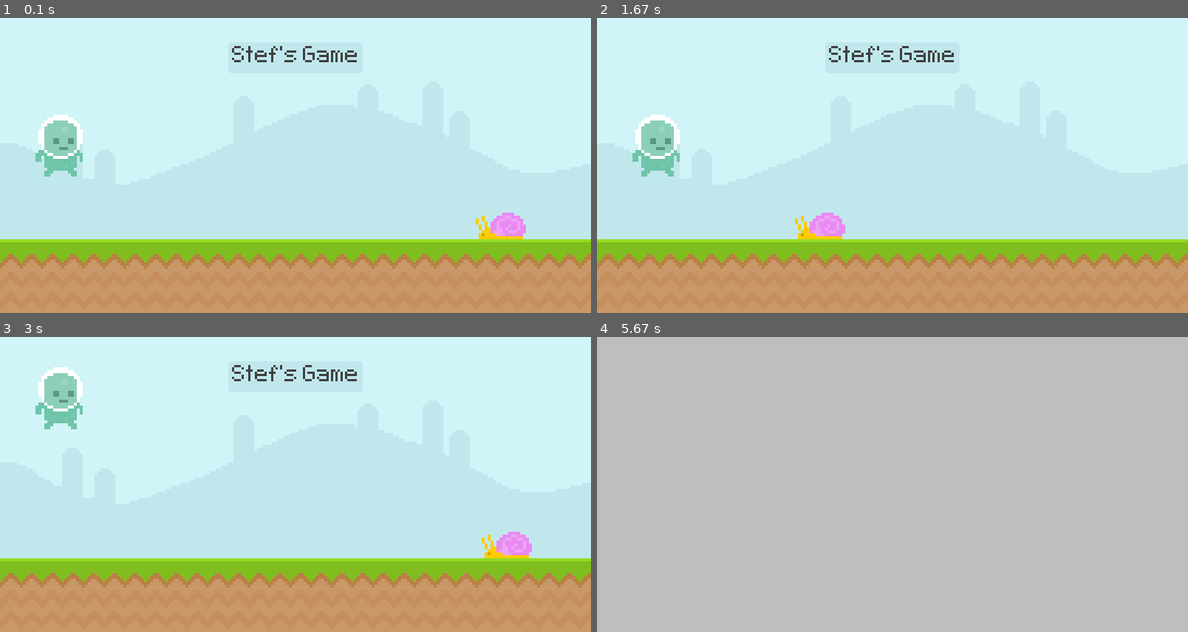
Above: before the commit, frames 1-4 (two rows, left to right).
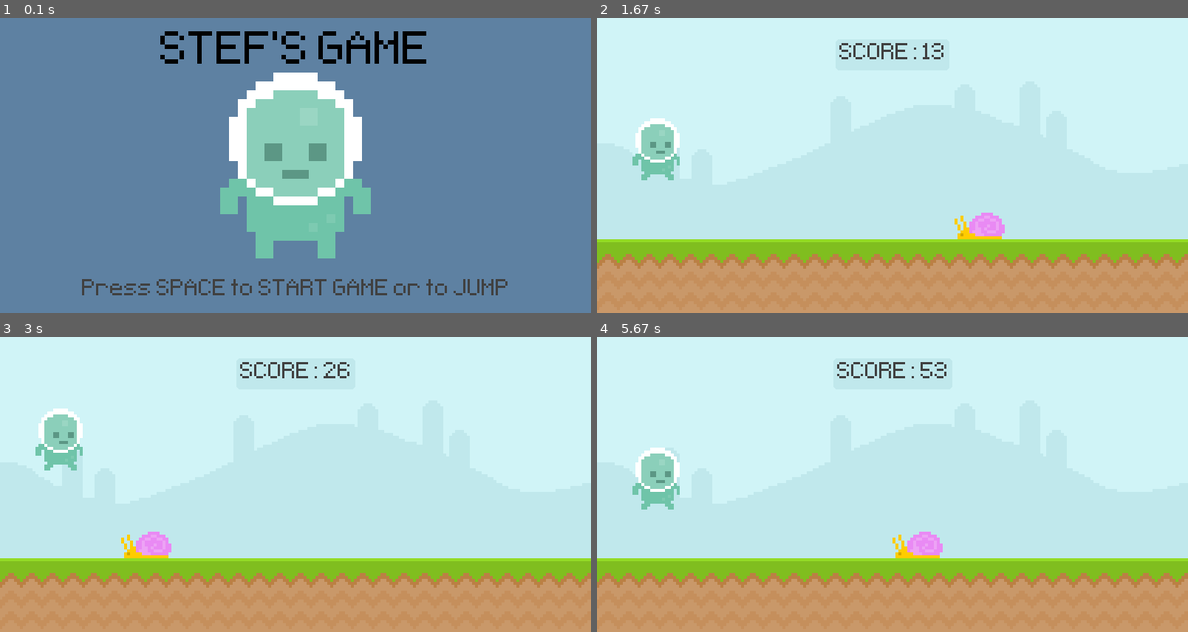
Above: after the commit, the same moments.

Repository: StefMcCuistion/PyGame-Practice-Exercises
Game: pygame game, started from src/runner.py
The game is run twice, just before and just after one commit, with the same random seed, the same clock (stepped at 60 frames per second) and the same inputs.
Inputs:
- Up to frame 1 (0.1 s): no input
- Up to frame 2 (1.67 s): tap Space at 0.33, 0.67, 1.57 s
- Up to frame 3 (3 s): tap Space at 1.87, 2.07, 2.37, 2.57, 2.87 s
- Up to frame 4 (5.67 s): tap Space at 3.13, 3.47, 3.77, 3.9, 4.97, 5.37 s

The runs differ from the first frame. In frame 1, 100% of the frame differs, in the area x 0-100%, y 0-100%; in frame 2, 2.2%; in frame 3, 3.9%; in frame 4, 100%.

Commit message:
Added text to start screen, extended jump length

Diff:
--- a/src/runner.py
+++ b/src/runner.py
@@ -2,28 +2,48 @@
 from sys import exit
 
 def main():
+
+    def display_score():
+        current_time = int((pg.time.get_ticks() - start_time)/100)
+        score_surf = font.render(f'SCORE: {current_time}', False, (64, 64, 64))
+        score_rect = score_surf.get_rect(center = (400, 50))
+        score_backdrop_rect = score_rect.inflate(10, 10)
+        pg.draw.rect(screen, '#c0e8ec', score_backdrop_rect, False, 5)
+        screen.blit(score_surf, score_rect)
+
+    def display_title():
+        title_surf = font.render("STEF'S GAME", False, 'black')
+        title_surf = pg.transform.scale_by(title_surf, 2)
+        title_rect = title_surf.get_rect(center = (400, 50))
+        screen.blit(title_surf, title_rect)
+
+    def display_instructions():
+        instructions_surf = font.render("Press SPACE to START GAME or to JUMP", False, (64, 64, 64))
+        instructions_rect = instructions_surf.get_rect(center = (400, 370))
+        screen.blit(instructions_surf, instructions_rect)
+
     pg.init()
     screen = pg.display.set_mode((800, 400))
     pg.display.set_caption('Runner')
     clock = pg.time.Clock()
     font = pg.font.Font('runner/font/pixeltype.ttf', 50)
 
-    game_active = True
+    game_active = False
+    start_time = 0
 
     bg_surf = pg.image.load('runner/graphics/sky.png').convert()
     ground_surf = pg.image.load('runner/graphics/ground.png').convert()
-
-    txt_surf = font.render("Stef's Game", False, (64, 64, 64)).convert()
-    txt_rect = txt_surf.get_rect(midbottom = (400, 70))
-    txt_backdrop_rect = txt_rect.inflate(10, 10)
 
     snail_surf = pg.image.load('runner/graphics/snail/snail1.png').convert_alpha()
     snail_rect = snail_surf.get_rect(midbottom = (700, 300))
 
     player_surf = pg.image.load('runner/graphics/player/player_walk_1.png').convert_alpha()
     player_rect = player_surf.get_rect(midbottom = (80, 300))
+    player_stand = pg.image.load('runner/graphics/player/player_stand.png').convert_alpha()
+    player_stand = pg.transform.scale_by(player_stand, 3)
+    player_stand_rect = player_stand.get_rect(center = (400, 200))
 
-    gravity = -20
+    gravity = 0
 
     while True:
         for event in pg.event.get():
@@ -33,15 +53,15 @@
             if event.type == pg.KEYDOWN:
                 if game_active:
                     if event.key == pg.K_SPACE and player_rect.bottom == 300:
-                        gravity = -20
+                        gravity = -18
                 else:
                     game_active = True
                     snail_rect.left = screen.get_width()
+                    start_time = pg.time.get_ticks()
         if game_active:
             screen.blit(bg_surf)
             screen.blit(ground_surf, (0, 300))
-            pg.draw.rect(screen, '#c0e8ec', txt_backdrop_rect, False, 5)
-            screen.blit(txt_surf, txt_rect)
+            display_score()
 
             screen.blit(snail_surf, snail_rect)
 
@@ -49,7 +69,7 @@
             if snail_rect.right < 0:
                 snail_rect.left = screen.get_width()
 
-            gravity += 1
+            gravity += .8
             screen.blit(player_surf, player_rect)
             player_rect.y += gravity
             if player_rect.bottom >= 300:
@@ -58,7 +78,10 @@
             if player_rect.colliderect(snail_rect):
                 game_active = False
         else:
-            screen.fill('gray')
+            screen.fill((94, 129, 162))
+            screen.blit(player_stand, player_stand_rect)
+            display_instructions()
+            display_title()
 
 
         pg.display.update()
